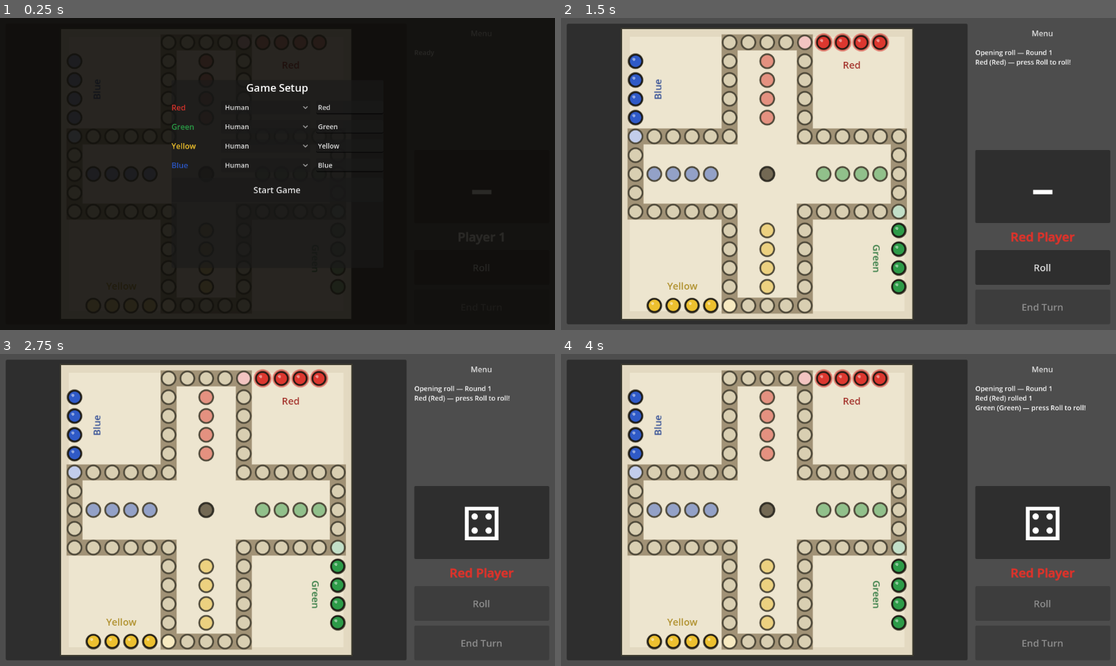
Above: before the commit, frames 1-4 (two rows, left to right).
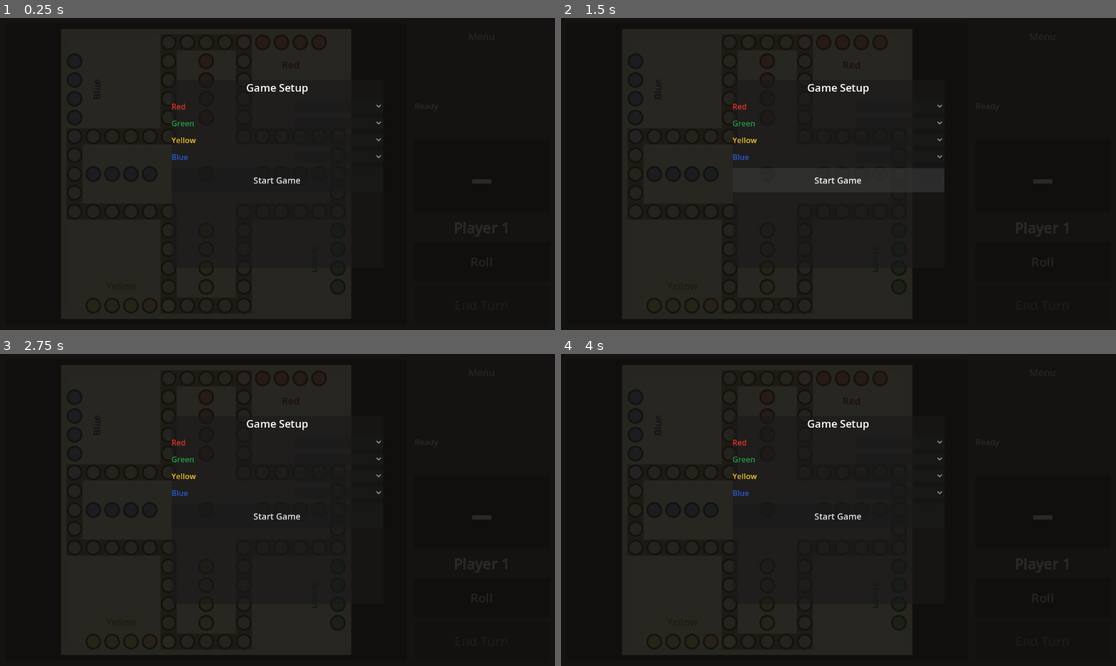
Above: after the commit, the same moments.

Repository: ItsTheMcCoy/wahoo-app
Game: Godot game, scene res://scenes/Main.tscn
Two runs of this game, one before a commit and one after it. Both use one fixed random seed, a clock stepped at 60 frames per second and the inputs below.
Inputs (mouse positions are in pixels of both pictures, inside the frame that each line leads up to):
- Up to frame 1 (0.25 s): no input
- Up to frame 2 (1.5 s): click "Start Game" at 0.5 s; click (838, 180) at 1.25 s, where only the run after the commit has a clickable "Start Game"
- Up to frame 3 (2.75 s): click "Roll" at 2 s
- Up to frame 4 (4 s): click (1043, 597) at 2.75 s, where only the run after the commit has a clickable "Roll"; click "Roll" at 3.5 s

The runs differ from the first frame. In frame 1, 0.8% of the frame differs, in the area x 30-89%, y 27-73%; in frame 2, 98%; in frame 3, 98%, in the area x 0-100%, y 0-100%; in frame 4, 98%.
Error after the commit: Parse Error: Cannot infer the type of "name" variable because the value doesn't have a set type. (res://scripts/main.gd:363)

Commit message:
Phase 3g: Mobile right-panel polish and opening-phase UX
- Bump font sizes and touch targets throughout SidePanel for mobile:
  Menu button 40→52px/16→20pt, Status 14→17pt/min 60→72px,
  TurnLabel 26→30pt, Roll/End-Turn buttons 72→80px/20→26pt
- Add expanding Spacer between Menu and Status so Status sits
  directly above the die frame instead of floating near the top
- Rewrite opening-roll phase with sequential single-line messages:
  "Roll to see who goes first." → "[Name]'s turn." →
  "[Name] rolled a [n]." → "Highest roll so far: [n] by [Name]."
- TurnLabel now updates to each rolling player's name/color during
  opening phase; clears to blank/white before phase begins
- Document Phase 3g in DEVELOPMENT_PLAN.md

Co-Authored-By: Claude Sonnet 4.6 <noreply@anthropic.com>

Diff:
--- a/godot/scenes/Main.tscn
+++ b/godot/scenes/Main.tscn
@@ -43,19 +43,22 @@
 
 [node name="GameMenuButton" type="MenuButton" parent="Root/SidePanel"]
 layout_mode = 2
-custom_minimum_size = Vector2(0, 40)
+custom_minimum_size = Vector2(0, 52)
 text = "Menu"
-theme_override_font_sizes/font_size = 16
+theme_override_font_sizes/font_size = 20
+
+[node name="Spacer" type="Control" parent="Root/SidePanel"]
+layout_mode = 2
+size_flags_vertical = 3
 
 [node name="Status" type="RichTextLabel" parent="Root/SidePanel"]
 layout_mode = 2
-size_flags_vertical = 3
-custom_minimum_size = Vector2(0, 60)
+custom_minimum_size = Vector2(0, 72)
 bbcode_enabled = true
 fit_content = false
 scroll_active = true
 text = "Ready"
-theme_override_font_sizes/normal_font_size = 14
+theme_override_font_sizes/normal_font_size = 17
 
 [node name="DieFrame" type="PanelContainer" parent="Root/SidePanel"]
 layout_mode = 2
@@ -73,22 +76,22 @@
 text = "Player 1"
 horizontal_alignment = 1
 autowrap_mode = 2
-theme_override_font_sizes/font_size = 26
+theme_override_font_sizes/font_size = 30
 theme_override_colors/font_outline_color = Color(1, 1, 1, 1)
 theme_override_constants/outline_size = 2
 
 [node name="RollButton" type="Button" parent="Root/SidePanel"]
 layout_mode = 2
-custom_minimum_size = Vector2(0, 72)
+custom_minimum_size = Vector2(0, 80)
 text = "Roll"
-theme_override_font_sizes/font_size = 20
+theme_override_font_sizes/font_size = 26
 
 [node name="EndTurnButton" type="Button" parent="Root/SidePanel"]
 layout_mode = 2
-custom_minimum_size = Vector2(0, 72)
+custom_minimum_size = Vector2(0, 80)
 disabled = true
 text = "End Turn"
-theme_override_font_sizes/font_size = 20
+theme_override_font_sizes/font_size = 26
 
 [node name="WinOverlay" type="ColorRect" parent="."]
 visible = false
--- a/godot/scripts/main.gd
+++ b/godot/scripts/main.gd
@@ -160,7 +160,9 @@
 	_die_label.scale = Vector2.ONE
 	_set_roll_ready(false)
 	_roll_button.text = "Roll"
-	_render_status("Rolling to determine first player...")
+	_status.text = ""
+	_turn_label.text = ""
+	_turn_label.self_modulate = Color.WHITE
 	await _run_starting_roll_phase()
 
 func _on_roll_pressed() -> void:
@@ -341,25 +343,31 @@
 
 func _run_starting_roll_phase() -> void:
 	var contenders: Array = [0, 1, 2, 3]
-	var round := 1
+
+	_turn_label.text = ""
+	_turn_label.self_modulate = Color.WHITE
+	_status.text = "Roll to see who goes first."
+	await get_tree().create_timer(1.0).timeout
+
 	while contenders.size() > 1:
 		if not _starting_phase:
 			return
-		var round_header := "Opening roll — Round %d" % round
-		var rolled_results: Array[String] = []
-		var rolled_players: Array = []
+		var round_rolls: Array = []
 		var highest := 0
+		var highest_seat := -1
 
 		for player in contenders:
 			if not _starting_phase:
 				return
 			var seat := int(player)
+			var name := _seat_display_names[seat]
+
+			_turn_label.text = name
+			_turn_label.self_modulate = PLAYER_COLORS[seat]
+			_status.text = "%s's turn." % name
+
 			var roll: int
-
 			if _seat_types[seat] == "human":
-				var prompt_lines := [round_header] + rolled_results
-				prompt_lines.append("%s — press Roll to roll!" % _seat_roll_label(seat))
-				_status.text = "\n".join(prompt_lines)
 				_roll_button.text = "Roll"
 				_awaiting_human_starting_roll = true
 				_roll_button.disabled = false
@@ -376,34 +384,49 @@
 			await _play_roll_visual(roll)
 			if not _starting_phase:
 				return
-			rolled_players.append({"player": seat, "roll": roll})
-			highest = maxi(highest, roll)
-			rolled_results.append("%s rolled %d" % [_seat_roll_label(seat), roll])
-			_status.text = "\n".join([round_header] + rolled_results)
+
+			round_rolls.append({"player": seat, "roll": roll})
+			if roll > highest:
+				highest = roll
+				highest_seat = seat
+
+			_status.text = "%s rolled a %d." % [name, roll]
+			await get_tree().create_timer(0.5).timeout
+			if not _starting_phase:
+				return
+
+			_status.text = "Highest roll so far: %d by %s." % [highest, _seat_display_names[highest_seat]]
+			await get_tree().create_timer(0.65).timeout
+			if not _starting_phase:
+				return
 
 		var tied: Array = []
-		for item in rolled_players:
+		for item in round_rolls:
 			if int(item["roll"]) == highest:
 				tied.append(int(item["player"]))
 
-		var final_lines := [round_header] + rolled_results
-		final_lines.append("Highest roll: %d" % highest)
 		if tied.size() > 1:
-			final_lines.append("Tie! Tied players will reroll...")
-		_status.text = "\n".join(final_lines)
-		await get_tree().create_timer(0.65).timeout
-		if not _starting_phase:
-			return
+			var parts := PackedStringArray()
+			for p in tied:
+				parts.append(_seat_display_names[int(p)])
+			_turn_label.text = "Tie!"
+			_turn_label.self_modulate = Color.WHITE
+			_status.text = "Tie between %s!\nThey'll roll again." % ", ".join(parts)
+			await get_tree().create_timer(1.0).timeout
+			if not _starting_phase:
+				return
 
 		contenders = tied
-		round += 1
 
 	if not _starting_phase:
 		return
 	var winner := int(contenders[0])
 	_state.current_player = winner
 	_starting_phase = false
-	_render_status("%s won the opening roll and goes first.\nPress Roll to start." % _seat_roll_label(winner))
+	var winner_name := _seat_display_names[winner]
+	_turn_label.text = winner_name
+	_turn_label.self_modulate = PLAYER_COLORS[winner]
+	_status.text = "%s goes first!\nPress Roll to start." % winner_name
 	_set_roll_ready(true)
 
 func _seat_roll_label(player: int) -> String:
Not shown, changed: documents/DEVELOPMENT_PLAN.md
